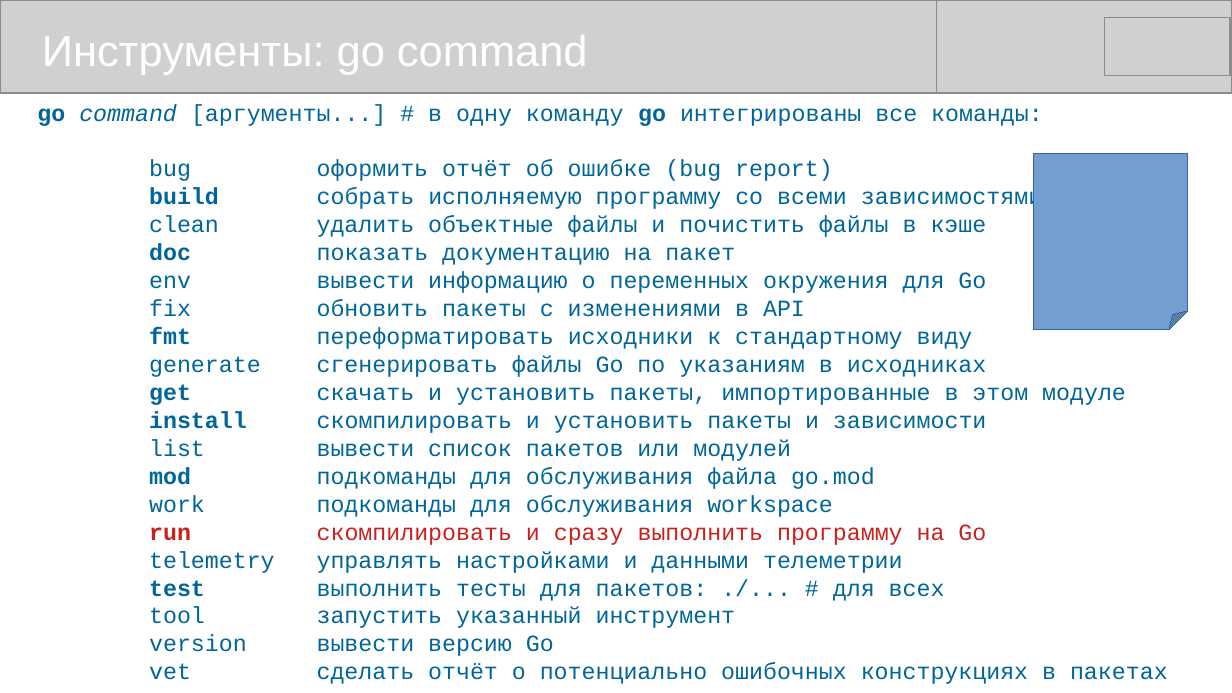
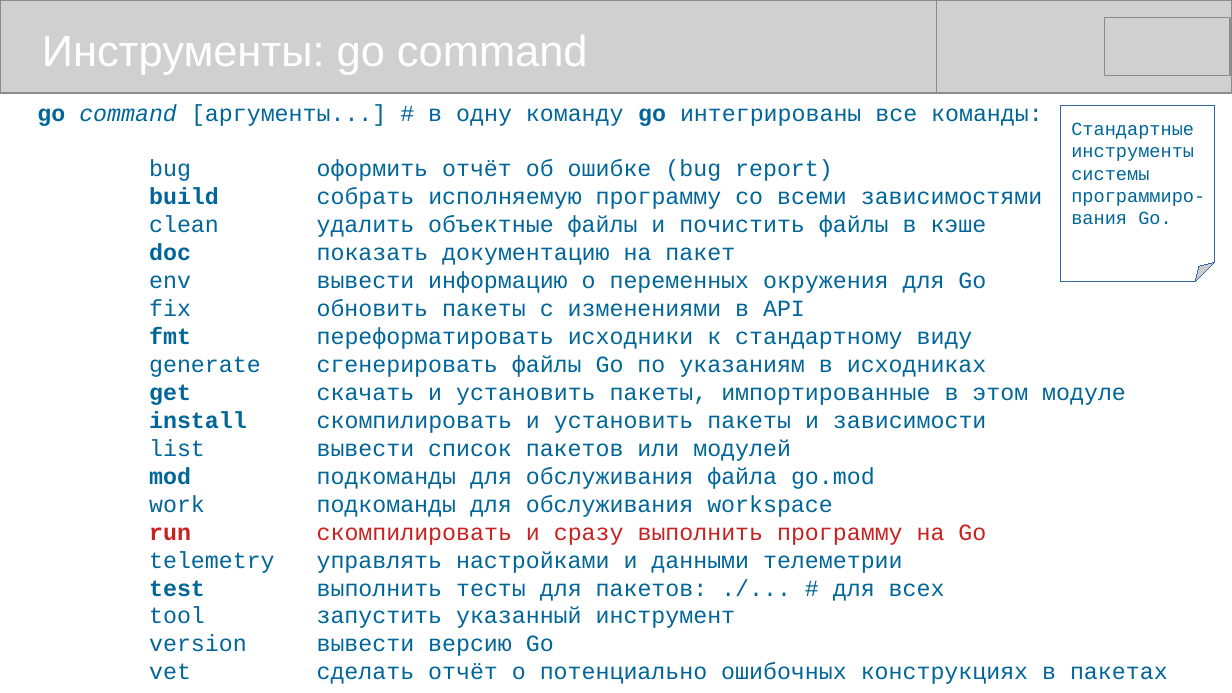
Before and after one commit to mike-shock/Go_language, a slide deck: slide 44 of Go_Preview.odp. Drawn at 1232x693 pixels with LibreOffice and Linux fonts; fonts in the diff are those of the drawing; grey boxes stand for pictures. Boxes give left, top, right and bottom in pixels: in the first picture for what was removed or moved away, otherwise in the second. Text is boxed around its words. In the diff, an @@ line names an element or a change of style, - is before the commit and + after.

```diff
--- a/Go_Preview.odp
+++ b/Go_Preview.odp
@@ folded corner added at box(1061, 105, 1215, 281), fill #FFFFFF, outline #3465A4 0 pt, 12 pt, text #006699 @@
+Стандартные
+инструменты
+системы
+программиро-
+вания Go.
@@ folded corner removed at box(1034, 154, 1188, 330) @@
```
Also in this commit, not shown: 5 other slides changed, 7 other files.
